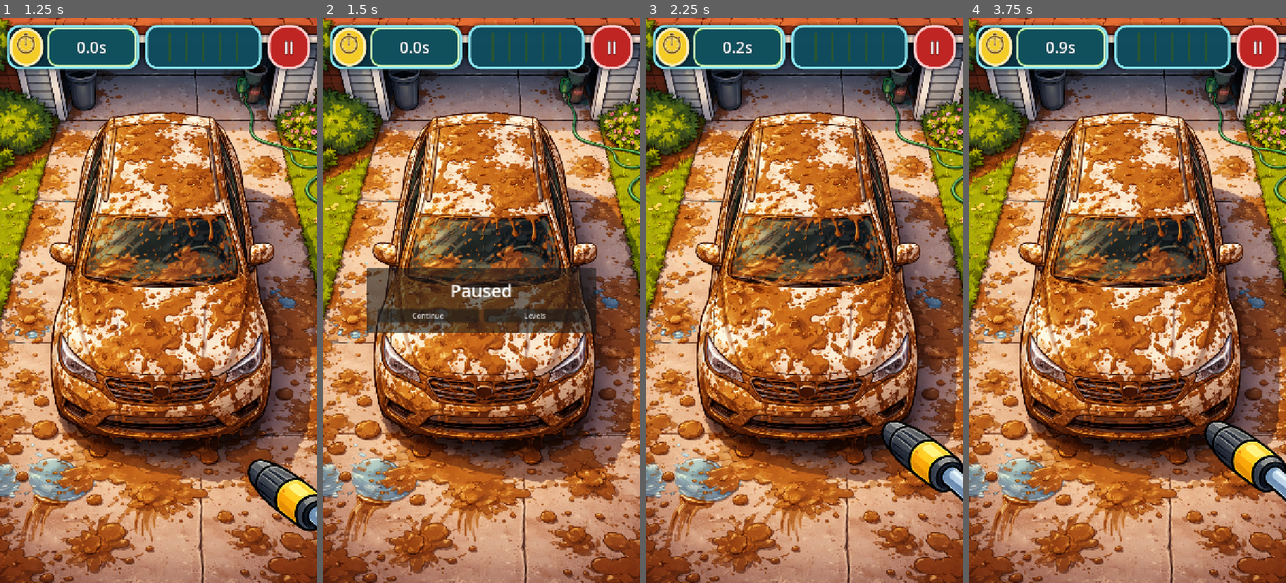
Above: before the commit, frames 1-4 (left to right).
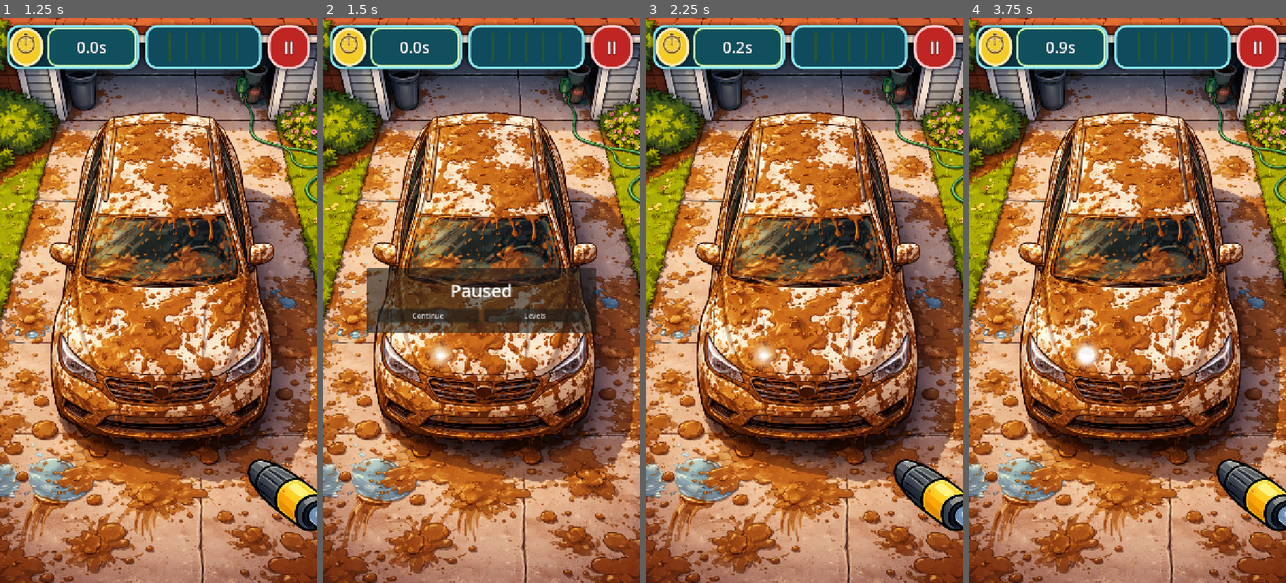
Above: after the commit, the same moments.

Repository: playkore/no-pressure
Game: Godot game, scene res://scenes/app/AppRoot.tscn
Same seed, same stepped clock (60 frames per second), same inputs: the game is played once before the commit and once after it.
Inputs:
- Up to frame 1 (1.25 s): click "Demo ☆☆☆ —" at 0.5 s
- Up to frame 2 (1.5 s): click "II" at 1.25 s
- Up to frame 3 (2.25 s): click "Continue" at 2 s
- Up to frame 4 (3.75 s): click "II" at 2.75 s; click "Continue" at 3.5 s

Frame 1 is identical in both runs. In frame 2, 0.3% of the frame differs, in the area x 32-42%, y 57-62%; in frame 3, 3.3%; in frame 4, 3.4%, in the area x 32-100%, y 57-91%.

Commit message:
New icon

Diff:
--- a/icon.svg
+++ /dev/null
@@ -1 +0,0 @@
-<svg xmlns="http://www.w3.org/2000/svg" width="128" height="128"><rect width="124" height="124" x="2" y="2" fill="#363d52" stroke="#212532" stroke-width="4" rx="14"/><g fill="#fff" transform="translate(12.322 12.322)scale(.101)"><path d="M105 673v33q407 354 814 0v-33z"/><path fill="#478cbf" d="m105 673 152 14q12 1 15 14l4 67 132 10 8-61q2-11 15-15h162q13 4 15 15l8 61 132-10 4-67q3-13 15-14l152-14V427q30-39 56-81-35-59-83-108-43 20-82 47-40-37-88-64 7-51 8-102-59-28-123-42-26 43-46 89-49-7-98 0-20-46-46-89-64 14-123 42 1 51 8 102-48 27-88 64-39-27-82-47-48 49-83 108 26 42 56 81zm0 33v39c0 276 813 276 814 0v-39l-134 12-5 69q-2 10-14 13l-162 11q-12 0-16-11l-10-65H446l-10 65q-4 11-16 11l-162-11q-12-3-14-13l-5-69z"/><path d="M483 600c0 34 58 34 58 0v-86c0-34-58-34-58 0z"/><circle cx="725" cy="526" r="90"/><circle cx="299" cy="526" r="90"/></g><g fill="#414042" transform="translate(12.322 12.322)scale(.101)"><circle cx="307" cy="532" r="60"/><circle cx="717" cy="532" r="60"/></g></svg>
--- a/project.godot
+++ b/project.godot
@@ -10,10 +10,10 @@
 
 [application]
 
-config/name="No Pressure"
+config/name="nopressure"
 run/main_scene="res://scenes/app/AppRoot.tscn"
 config/features=PackedStringArray("4.5", "Mobile")
-config/icon="res://icon.svg"
+config/icon="uid://d1wajdcq0knx0"
 
 [autoload]
 
@@ -29,3 +29,4 @@
 [rendering]
 
 renderer/rendering_method="mobile"
+textures/vram_compression/import_etc2_astc=true
--- a/scripts/power_washer.gd
+++ b/scripts/power_washer.gd
@@ -11,6 +11,7 @@
 
 var has_target := false
 var target_point := Vector2.ZERO
+var _drag_offset := Vector2.ZERO
 
 
 func _ready() -> void:
@@ -37,6 +38,7 @@
 func _handle_screen_touch(event: InputEventScreenTouch) -> void:
 	if event.pressed:
 		has_target = true
+		_drag_offset = global_position - event.position
 		_set_target(event.position)
 		return
 
@@ -56,6 +58,7 @@
 
 	if event.pressed:
 		has_target = true
+		_drag_offset = global_position - event.position
 		_set_target(event.position)
 	else:
 		has_target = false
@@ -69,6 +72,7 @@
 
 func set_target_point(pos: Vector2) -> void:
 	has_target = true
+	_drag_offset = global_position - pos
 	_set_target(pos)
 
 
@@ -78,8 +82,7 @@
 		clampf(pos.x, viewport_rect.position.x, viewport_rect.end.x),
 		clampf(pos.y, viewport_rect.position.y, viewport_rect.end.y)
 	)
-	var delta := target_point - water_contact.global_position
-	global_position += delta
+	global_position = target_point + _drag_offset
 
 
 func is_spraying() -> bool:
Not shown, added: export_presets.cfg
Binary file added: icon.png
Not shown, changed: icon.png.import
